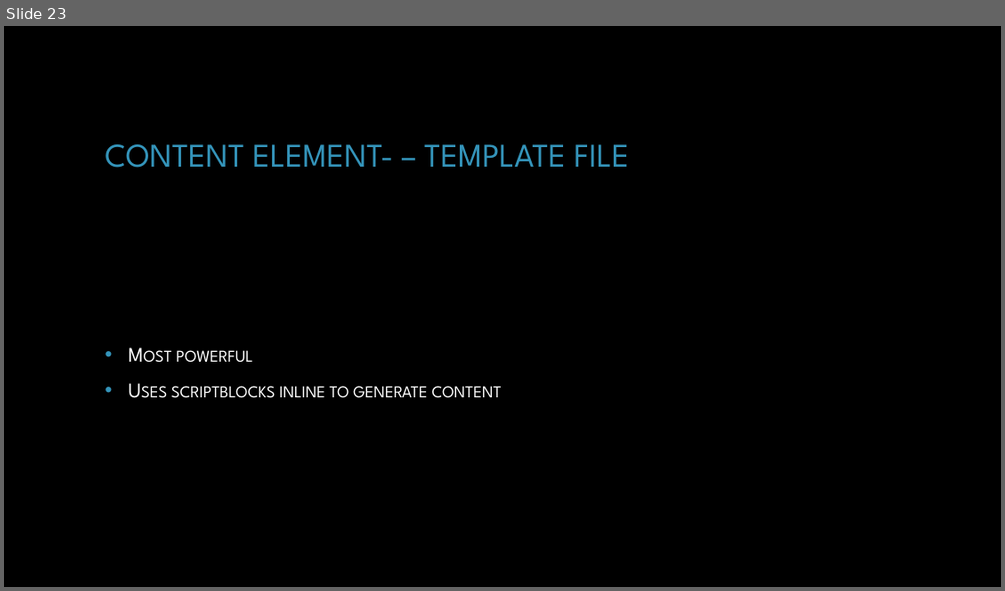
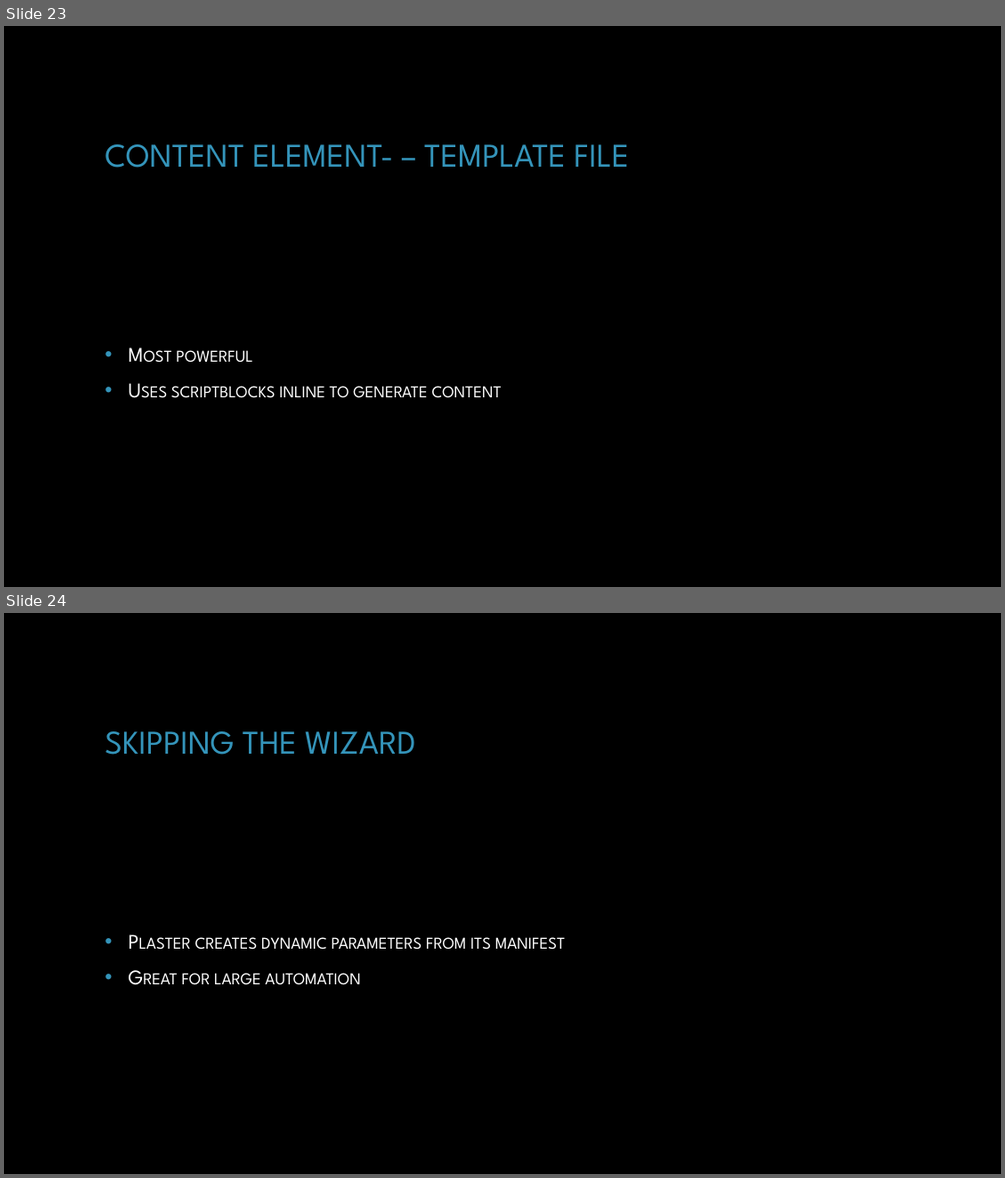
Before and after one commit to dchristian3188/DemoWorkingWithPlaster, a slide deck: Working with Plaster.pptx. Shown one above the other, each under a label of ours: slide 23 before the commit, slides 23 and 24 after it. The pictures are 1005x591 and 1005x1178 pixels, drawn with LibreOffice and Linux fonts; fonts in the diff are those of the drawing; background and template pictures are left out. Boxes give left, top, right and bottom in pixels: in the first picture for what was removed or moved away, otherwise in the second. Text is boxed around its words. In the diff, an @@ line names an element or a change of style, - is before the commit and + after.

```diff
--- a/Working with Plaster.pptx
+++ b/Working with Plaster.pptx
@@ slide 24 added at <box>4,613,1001,1174</box>, background picture (left out) @@
@@ title added at <box>105,731,416,755</box>, 32 pt, text #3494BA @@
+SKIPPING THE WIZARD
@@ text added at <box>182,937,565,985</box>, 20 pt, text #FFFFFF, small capitals @@
+• Plaster creates dynamic parameters from its manifest
+• Great for large automation
```
Also in this commit, not shown: 1 other slide added, 6 other files.
